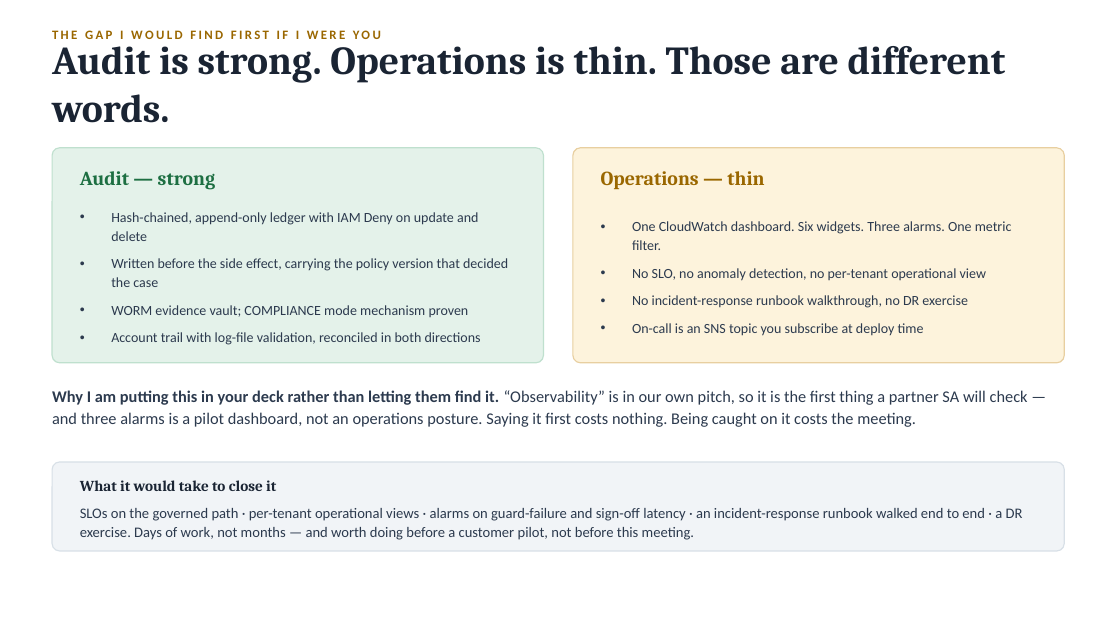
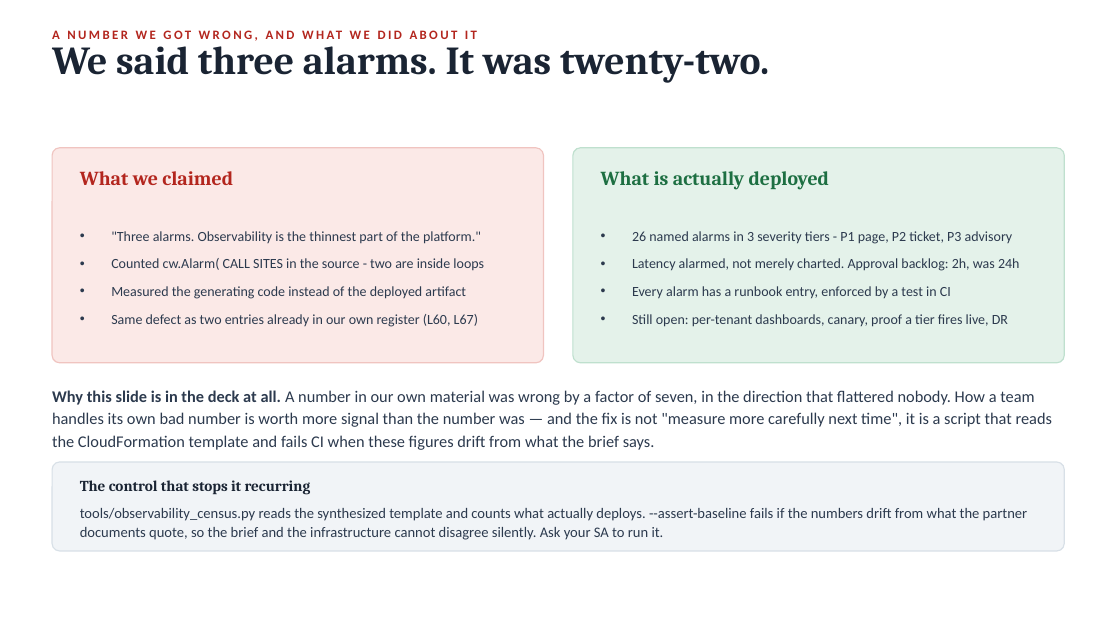
Before and after one commit to virtualryder/aegis-ai-governance-platform-aws, a slide deck: slide 12 of docs/AEGIS-PARTNER-DECK-2026-09-09.pptx. Drawn at 1120x630 pixels with LibreOffice and Linux fonts; fonts in the diff are those of the drawing. Boxes give left, top, right and bottom in pixels: in the first picture for what was removed or moved away, otherwise in the second. Text is boxed around its words. In the diff, an @@ line names an element or a change of style, - is before the commit and + after.

```diff
--- a/docs/AEGIS-PARTNER-DECK-2026-09-09.pptx
+++ b/docs/AEGIS-PARTNER-DECK-2026-09-09.pptx
@@ text at bbox=[52, 30, 60, 39]: text changed; text colour #9A6700 to #B3261E @@
-THE GAP I WOULD FIND FIRST IF I WERE YOU
+A NUMBER WE GOT WRONG, AND WHAT WE DID ABOUT IT
@@ text at bbox=[52, 38, 769, 83]: text changed @@
-Audit is strong. Operations is thin. Those are different words.
+We said three alarms. It was twenty-two.
@@ rounded rectangle at bbox=[52, 148, 544, 363]: fill #E4F2EA to #FBE9E7; outline #BFE0CE 1 pt to #F0C4C0 1 pt @@
@@ rounded rectangle at bbox=[573, 148, 1065, 363]: fill #FDF3DC to #E4F2EA; outline #E8CFA0 1 pt to #BFE0CE 1 pt @@
@@ text at bbox=[80, 171, 233, 185]: text changed; text colour #1D6F42 to #B3261E @@
-Audit — strong
+What we claimed
@@ text at bbox=[601, 171, 829, 190]: text changed; text colour #9A6700 to #1D6F42 @@
-Operations — thin
+What is actually deployed
@@ text at bbox=[111, 231, 484, 327]: text changed @@
-• Hash-chained, append-only ledger with IAM Deny on update and delete
-• Written before the side effect, carrying the policy version that decided the case
-• WORM evidence vault; COMPLIANCE mode mechanism proven
-• Account trail with log-file validation, reconciled in both directions
+• "Three alarms. Observability is the thinnest part of the platform."
+• Counted cw.Alarm( CALL SITES in the source - two are inside loops
+• Measured the generating code instead of the deployed artifact
+• Same defect as two entries already in our own register (L60, L67)
@@ text at bbox=[632, 231, 1020, 327]: text changed @@
-• One CloudWatch dashboard. Six widgets. Three alarms. One metric filter.
-• No SLO, no anomaly detection, no per-tenant operational view
-• No incident-response runbook walkthrough, no DR exercise
-• On-call is an SNS topic you subscribe at deploy time
+• 26 named alarms in 3 severity tiers - P1 page, P2 ticket, P3 advisory
+• Latency alarmed, not merely charted. Approval backlog: 2h, was 24h
+• Every alarm has a runbook entry, enforced by a test in CI
+• Still open: per-tenant dashboards, canary, proof a tier fires live, DR
@@ text at bbox=[52, 390, 1052, 450]: text changed @@
-Why I am putting this in your deck rather than letting them find it. “Observability” is in our own pitch, so it is the first thing a partner SA will check — and three alarms is a pilot dashboard, not an operations posture. Saying it first costs nothing. Being caught on it costs the meeting.
+Why this slide is in the deck at all. A number in our own material was wrong by a factor of seven, in the direction that flattered nobody. How a team handles its own bad number is worth more signal than the number was — and the fix is not "measure more carefully next time", it is a script that reads the CloudFormation template and fails CI when these figures drift from what the brief says.
@@ text at bbox=[80, 480, 311, 495]: text changed @@
-What it would take to close it
+The control that stops it recurring
@@ text at bbox=[80, 508, 1028, 540]: text changed @@
-SLOs on the governed path · per-tenant operational views · alarms on guard-failure and sign-off latency · an incident-response runbook walked end to end · a DR exercise. Days of work, not months — and worth doing before a customer pilot, not before this meeting.
+tools/observability_census.py reads the synthesized template and counts what actually deploys. --assert-baseline fails if the numbers drift from what the partner documents quote, so the brief and the infrastructure cannot disagree silently. Ask your SA to run it.
```
Also in this commit, not shown: 1 other slide changed, 4 other files.
